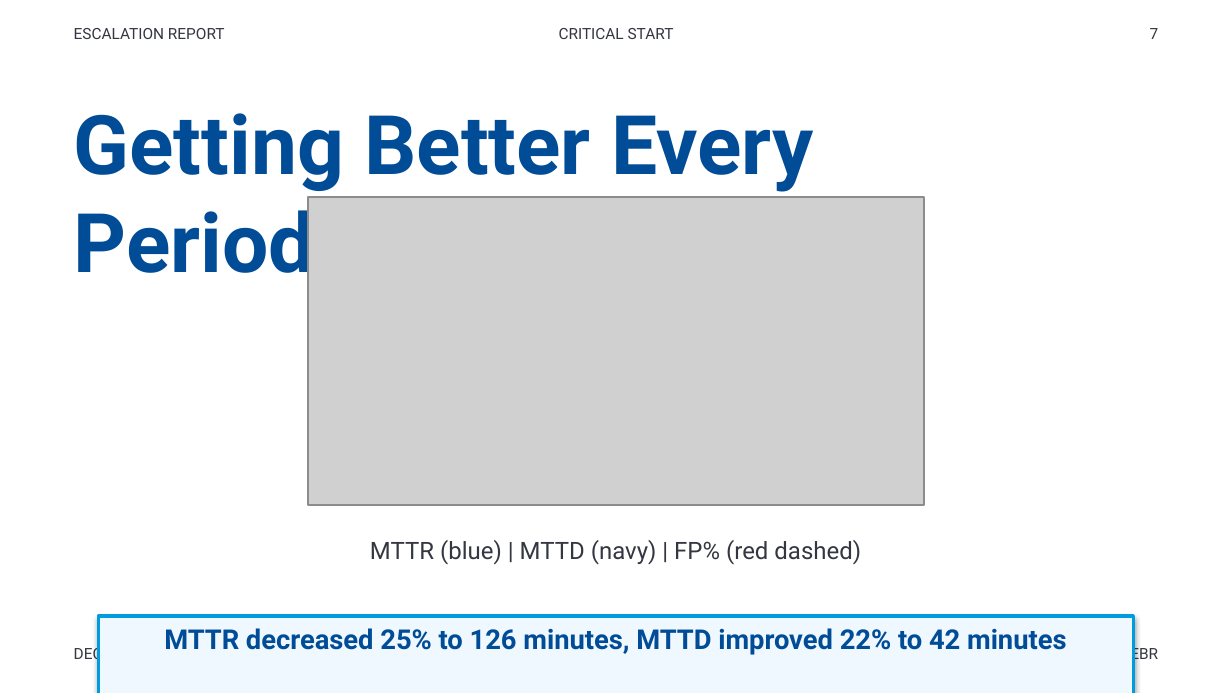
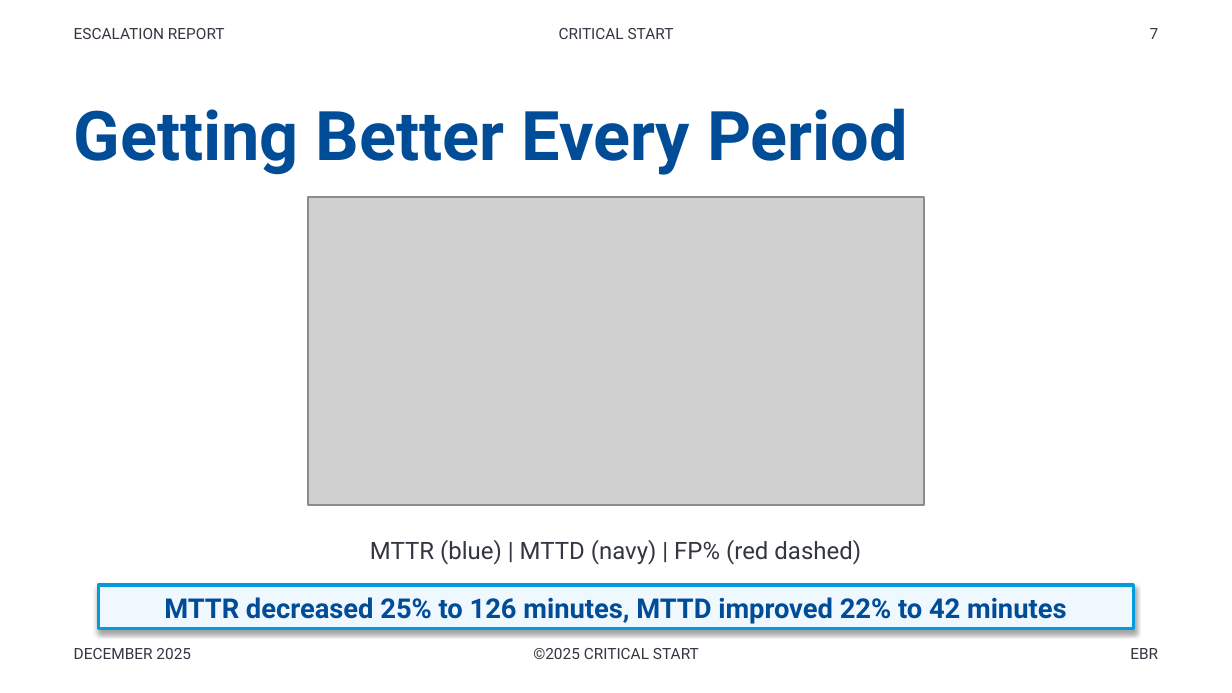
Before and after one commit to peregr956/Escalation-Details-Report, a slide deck: slide 7 of output/escalation_report_2025-12-22.pptx. Drawn at 1232x693 pixels with LibreOffice and Linux fonts; fonts in the diff are those of the drawing; grey boxes stand for pictures. Boxes give left, top, right and bottom in pixels: in the first picture for what was removed or moved away, otherwise in the second. Text is boxed around its words. In the diff, an @@ line names an element or a change of style, - is before the commit and + after.

```diff
--- a/output/escalation_report_2025-12-22.pptx
+++ b/output/escalation_report_2025-12-22.pptx
@@ text "Getting Better Every Period" at box(74, 108, 908, 175): size 48 to 40 pt @@
@@ rectangle "MTTR decreased 25% to 126 ...": place and size @@
-rectangle "MTTR decreased 25% to 126 ..." at box(99, 616, 1133, 693)
+rectangle "MTTR decreased 25% to 126 ..." at box(99, 585, 1133, 628)
@@ text added at box(533, 648, 699, 659), 9 pt, text #343741 @@
+©2025 CRITICAL START
```
Also in this commit, not shown: 21 other slides changed, 10 other files.
